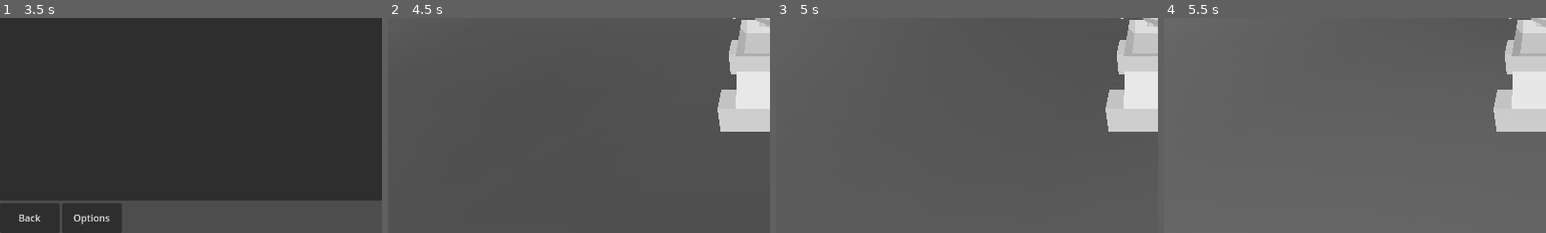
Above: before the commit, frames 1-4 (left to right).
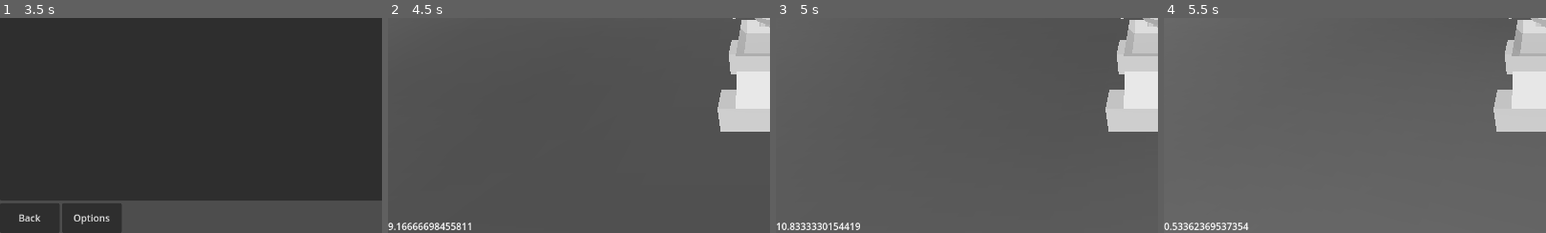
Above: after the commit, the same moments.

Repository: CoffeeCoder1/superpeterkart
Game: Godot game, scene res://scenes/main/main.tscn
Two runs of this game, one before a commit and one after it. Both use one fixed random seed, a clock stepped at 60 frames per second and the inputs below.
Inputs (mouse positions are % of the whole screen's width and height, from its top left):
- Up to frame 1 (3.5 s): tap Enter at 0.5 s; hold Right (ui_right) 0.53-1.25 s; hold N (player1_boost) 0.53-1.25 s; click "Create Game" at 1.25 s; click "1 Player" at 2 s; click (20, 36) at 2.77 s
- Up to frame 2 (4.5 s): click "Test Map" at 3.5 s; tap Space at 4.25 s; hold Down (ui_down) from 4.28 s (still down); tap N (player1_boost) at 4.35 s
- Up to frame 3 (5 s): keep holding Down (ui_down)
- Up to frame 4 (5.5 s): tap Enter at 5 s; release Down (ui_down) at 5.03 s; hold Right (ui_right) from 5.03 s (still down); hold N (player1_boost) from 5.03 s (still down)
The pictures show only the part of the screen within x 0-50%, y 50-100%; the shares and areas given below are measured in that part.

Frame 1 is identical in both runs. In frame 2, 0.5% of the frame differs, in the area x 0-22%, y 95-99%; in frame 3, 0.4%; in frame 4, 0.5%.

Commit message:
Add a basic HUD This is very rough right now but I want to get working on some bigger things.

Diff:
--- a/scenes/classes/kart/kart.gd
+++ b/scenes/classes/kart/kart.gd
@@ -11,6 +11,8 @@
 @export var kart_preview: bool = false
 ## The ID of the player controlling the kart
 @export var player_id: int = 1
+## The current speed of the kart.
+@export var speed: float
 
 @onready var multiplayer_synchronizer: MultiplayerSynchronizer = $MultiplayerSynchronizer
 
@@ -85,7 +87,15 @@
 		if heading_dot < 0:
 			velocity = -new_heading * min(velocity.length(), 10)
 
+		# Kart speed (used for display in the HUD)
+		speed = velocity_total
+
 		# Rotate the kart
 		look_at(transform.origin + new_heading, transform.basis.y)
 
 		move_and_slide()
+
+
+## Returns the speed of the kart.
+func get_speed() -> float:
+	return speed
--- a/scenes/game/game.gd
+++ b/scenes/game/game.gd
@@ -3,6 +3,7 @@
 @export var kart_list: KartList
 
 @onready var players_node: Node3D = $Players
+@onready var heads_up_display: HeadsUpDisplay = $HeadsUpDisplay
 
 var players: Array[Kart] = []
 var loaded_map: Map
@@ -79,3 +80,6 @@
 	# Move player to spawn position
 	if loaded_map:
 		player.transform = loaded_map.get_spawn_location()
+
+	if player_id == multiplayer.get_unique_id():
+		heads_up_display.player = player
--- a/scenes/game/game.tscn
+++ b/scenes/game/game.tscn
@@ -1,6 +1,7 @@
-[gd_scene load_steps=2 format=3 uid="uid://4lj582lanxly"]
+[gd_scene load_steps=3 format=3 uid="uid://4lj582lanxly"]
 
 [ext_resource type="Script" path="res://scenes/game/game.gd" id="1_rdoy7"]
+[ext_resource type="PackedScene" uid="uid://bi8hv8llm0ieu" path="res://scenes/ui/heads_up_display/heads_up_display.tscn" id="2_bxdhk"]
 
 [node name="Game" type="Node3D"]
 script = ExtResource("1_rdoy7")
@@ -9,3 +10,5 @@
 transform = Transform3D(1, 0, 0, 0, 0.790262, 0.612769, 0, -0.612769, 0.790262, 0, 9.47898, 4.50726)
 
 [node name="Players" type="Node3D" parent="."]
+
+[node name="HeadsUpDisplay" parent="." instance=ExtResource("2_bxdhk")]
--- a/scenes/karts/suzanne/suzanne.tscn
+++ b/scenes/karts/suzanne/suzanne.tscn
@@ -88,6 +88,9 @@
 properties/1/path = NodePath(".:rotation")
 properties/1/spawn = true
 properties/1/replication_mode = 1
+properties/2/path = NodePath(".:speed")
+properties/2/spawn = true
+properties/2/replication_mode = 1
 
 [node name="Suzanne" type="CharacterBody3D"]
 script = ExtResource("1_vtkup")
--- a/scenes/ui/heads_up_display/heads_up_display.gd
+++ b/scenes/ui/heads_up_display/heads_up_display.gd
@@ -1,11 +1,11 @@
-extends Control
+class_name HeadsUpDisplay extends Control
 
+@export var player: Kart
 
-# Called when the node enters the scene tree for the first time.
-func _ready() -> void:
-	pass # Replace with function body.
+@onready var speed_label: Label = $SpeedLabel
 
 
 # Called every frame. 'delta' is the elapsed time since the previous frame.
 func _process(delta: float) -> void:
-	pass
+	if player:
+		speed_label.text = str(player.get_speed())
--- a/scenes/ui/heads_up_display/heads_up_display.tscn
+++ b/scenes/ui/heads_up_display/heads_up_display.tscn
@@ -9,6 +9,7 @@
 anchor_bottom = 1.0
 grow_horizontal = 2
 grow_vertical = 2
+mouse_filter = 2
 script = ExtResource("1_ktlgt")
 
 [node name="SpeedLabel" type="Label" parent="."]
